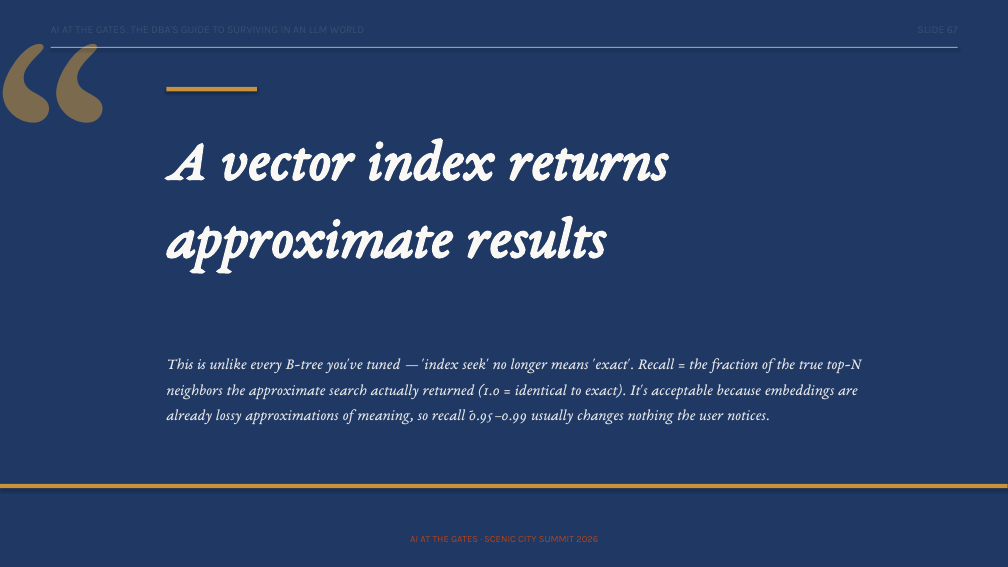
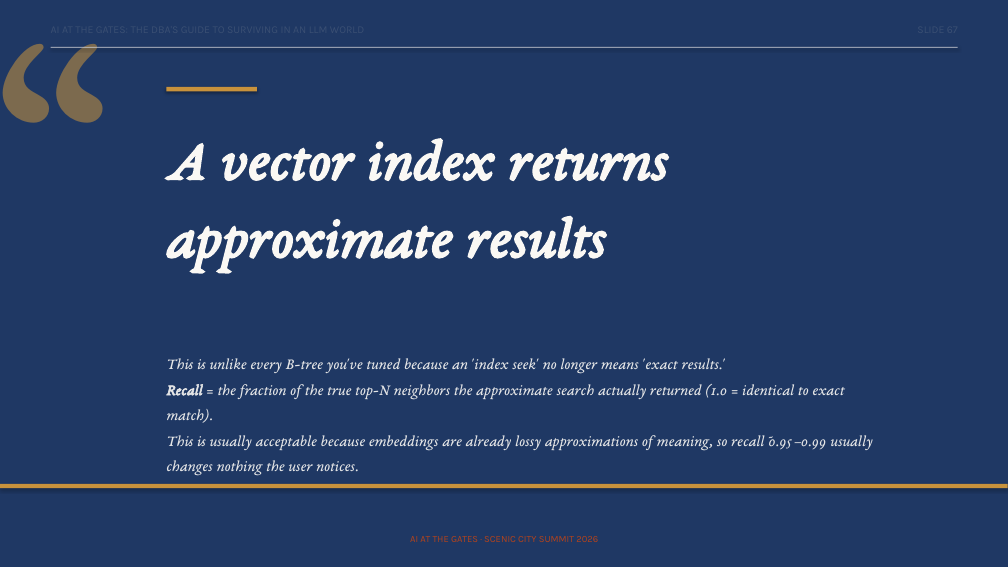
Before and after one commit to feaselkl/AI-at-the-Gates, a slide deck: slide 67 of slides/scenic-city-aigates-precon.pptx. Drawn at 1008x567 pixels with LibreOffice and Linux fonts; fonts in the diff are those of the drawing. Boxes give left, top, right and bottom in pixels: in the first picture for what was removed or moved away, otherwise in the second. Text is boxed around its words. In the diff, an @@ line names an element or a change of style, - is before the commit and + after.

```diff
--- a/slides/scenic-city-aigates-precon.pptx
+++ b/slides/scenic-city-aigates-precon.pptx
@@ text at [166, 358, 872, 476]: text changed @@
-This is unlike every B-tree you've tuned — 'index seek' no longer means 'exact'. Recall = the fraction of the true top-N neighbors the approximate search actually returned (1.0 = identical to exact). It's acceptable because embeddings are already lossy approximations of meaning, so recall ~0.95–0.99 usually changes nothing the user notices.
+This is unlike every B-tree you've tuned because an 'index seek' no longer means 'exact results.'
+Recall = the fraction of the true top-N neighbors the approximate search actually returned (1.0 = identical to exact match).
+This is usually acceptable because embeddings are already lossy approximations of meaning, so recall ~0.95–0.99 usually changes nothing the user notices.
```
Also in this commit, not shown: 71 other slides changed, 2 slides added, 2 slides removed.
